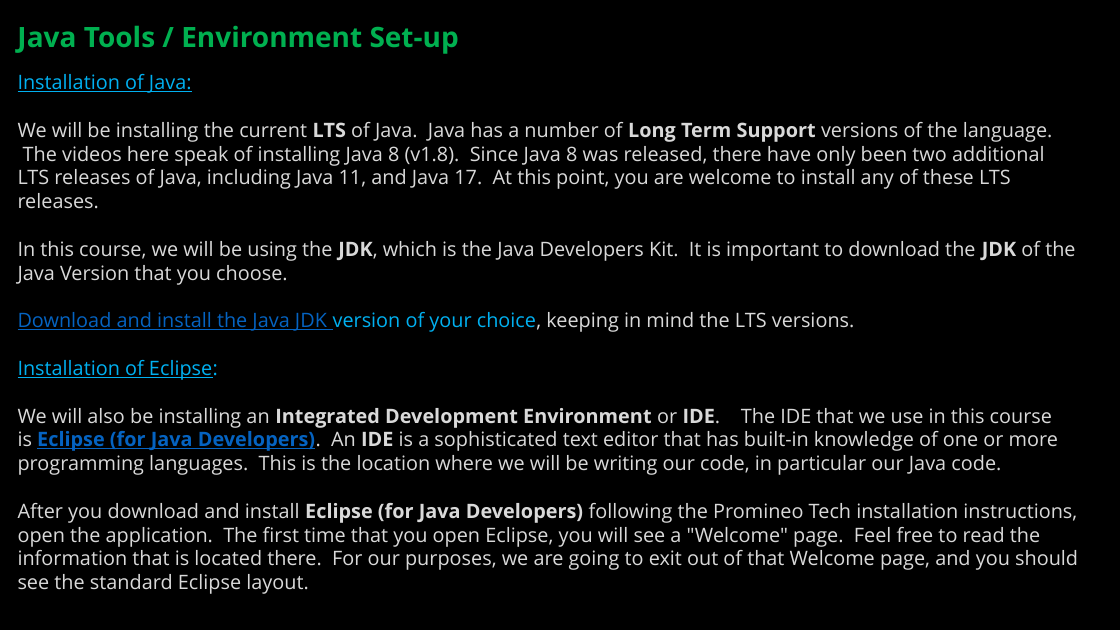
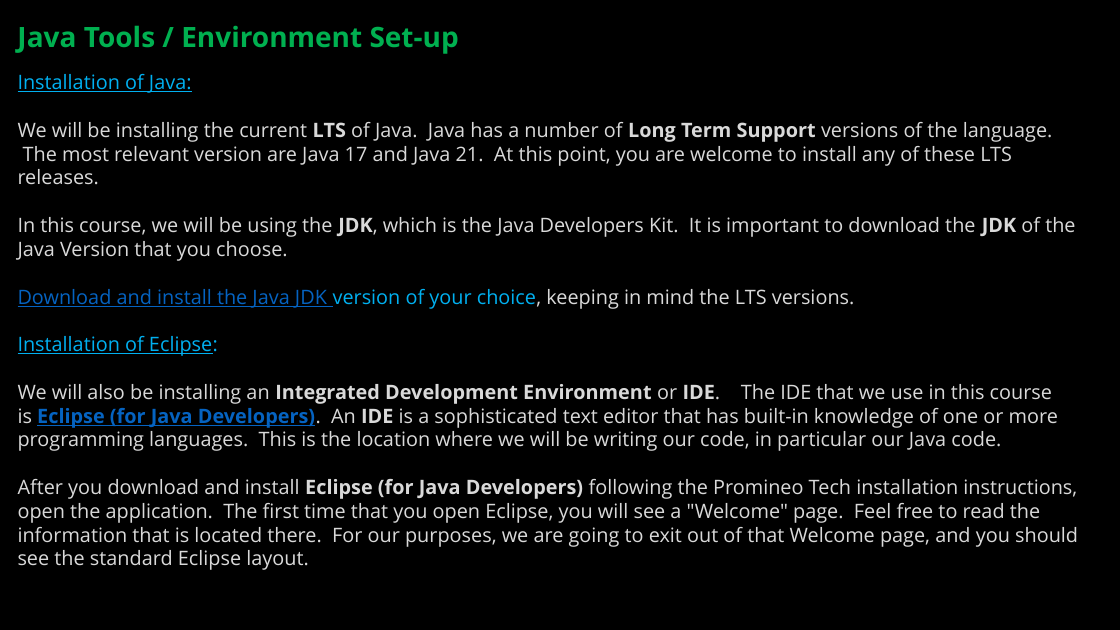
Before and after one commit to ckiefriter1/PT-BESD, a slide deck: slide 10 of Week1/BESD Week 1.pptx. Drawn at 1120x630 pixels with LibreOffice and Linux fonts; fonts in the diff are those of the drawing. Boxes give left, top, right and bottom in pixels: in the first picture for what was removed or moved away, otherwise in the second. Text is boxed around its words. In the diff, an @@ line names an element or a change of style, - is before the commit and + after.

```diff
--- a/Week1/BESD Week 1.pptx
+++ b/Week1/BESD Week 1.pptx
@@ text at (18,74,1078,570): text changed @@
-Installation of Java:
-We will be installing the current LTS of Java. Java has a number of Long Term Support versions of the language. The videos here speak of installing Java 8 (v1.8). Since Java 8 was released, there have only been two additional LTS releases of Java, including Java 11, and Java 17. At this point, you are welcome to install any of these LTS releases.
-In this course, we will be using the JDK, which is the Java Developers Kit. It is important to download the JDK of the Java Version that you choose.
-Download and install the Java JDK version of your choice, keeping in mind the LTS versions.
-Installation of Eclipse:
-We will also be installing an Integrated Development Environment or IDE. The IDE that we use in this course is Eclipse (for Java Developers). An IDE is a sophisticated text editor that has built-in knowledge of one or more programming languages. This is the location where we will be writing our code, in particular our Java code.
-After you download and install Eclipse (for Java Developers) following the Promineo Tech installation instructions, open the application. The first time that you open Eclipse, you will see a "Welcome" page. Feel free to read the information that is located there. For our purposes, we are going to exit out of that Welcome page, and you should see the standard Eclipse layout.
+Installation of Java:
+We will be installing the current LTS of Java. Java has a number of Long Term Support versions of the language. The most relevant version are Java 17 and Java 21. At this point, you are welcome to install any of these LTS releases.
+In this course, we will be using the JDK, which is the Java Developers Kit. It is important to download the JDK of the Java Version that you choose.
+Download and install the Java JDK version of your choice, keeping in mind the LTS versions.
+Installation of Eclipse:
+We will also be installing an Integrated Development Environment or IDE. The IDE that we use in this course is Eclipse (for Java Developers). An IDE is a sophisticated text editor that has built-in knowledge of one or more programming languages. This is the location where we will be writing our code, in particular our Java code.
+After you download and install Eclipse (for Java Developers) following the Promineo Tech installation instructions, open the application. The first time that you open Eclipse, you will see a "Welcome" page. Feel free to read the information that is located there. For our purposes, we are going to exit out of that Welcome page, and you should see the standard Eclipse layout.
```
Also in this commit, not shown: 2 other slides changed.
